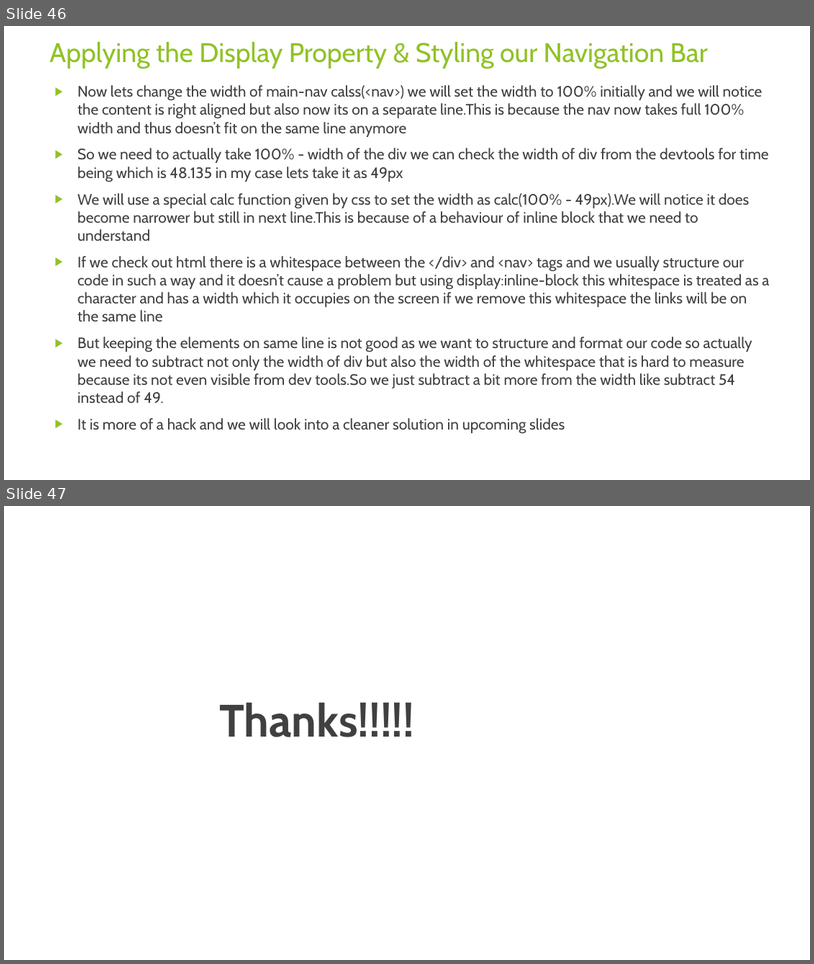
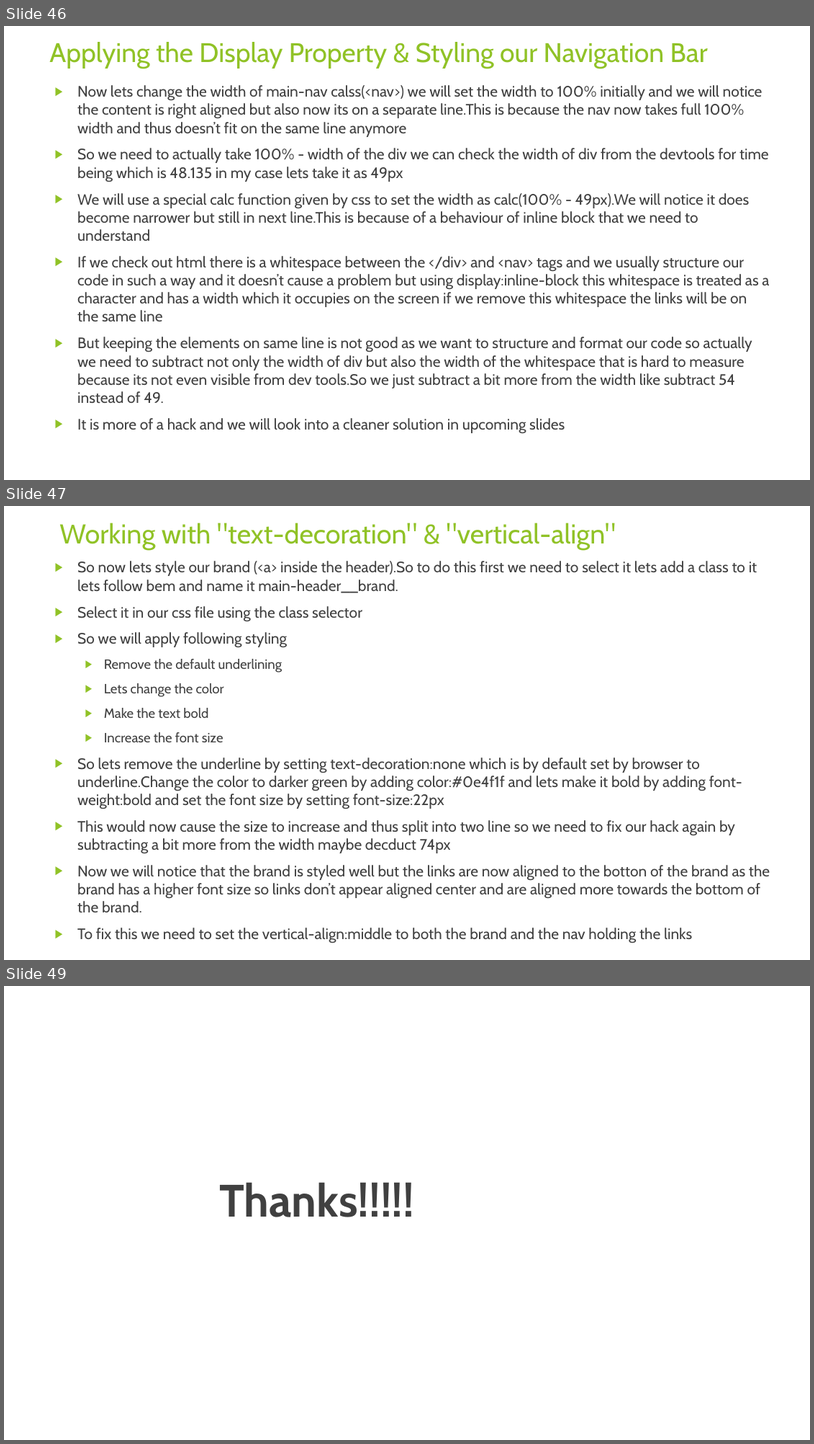
Before and after one commit to rudhrainfogain/CSS, a slide deck: PPT/Css-v3.pptx. Shown one above the other, each under a label of ours: slides 46 and 47 before the commit, slides 46, 47 and 49 after it; the slides between them are not shown. The pictures are 814x964 and 814x1444 pixels, drawn with LibreOffice and Linux fonts; fonts in the diff are those of the drawing. Boxes give left, top, right and bottom in pixels: in the first picture for what was removed or moved away, otherwise in the second. Text is boxed around its words. In the diff, an @@ line names an element or a change of style, - is before the commit and + after.

Commit message:
Working with text decoration and vertical align

```diff
--- a/PPT/Css-v3.pptx
+++ b/PPT/Css-v3.pptx
@@ slide 47 added at (4,506,810,960), background #FFFFFF @@
@@ title added at (59,523,615,550), 32.4 pt, text #90C226 @@
+Working with "text-decoration" & "vertical-align"
@@ text added at (77,561,770,943), 18 pt, text #404040 @@
+▶ So now lets style our brand (<a> inside the header).So to do this first we need to select it lets add a class to it lets follow bem and name it main-header__brand.
+▶ Select it in our css file using the class selector
+▶ So we will apply following styling
+  ▶ Remove the default underlining
+  ▶ Lets change the color
+  ▶ Make the text bold
+  ▶ Increase the font size
+▶ So lets remove the underline by setting text-decoration:none which is by default set by browser to underline.Change the color to darker green by adding color:#0e4f1f and lets make it bold by adding font-weight:bold and set the font size by setting font-size:22px
+▶ This would now cause the size to increase and thus split into two line so we need to fix our hack again by subtracting a bit more from the width maybe decduct 74px
+▶ Now we will notice that the brand is styled well but the links are now aligned to the botton of the brand as the brand has a higher font size so links don’t appear aligned center and are aligned more towards the bottom of the brand.
+▶ To fix this we need to set the vertical-align:middle to both the brand and the nav holding the links
@@ what was slide 47 is now slide 49 @@
```
Also in this commit, not shown: 1 other slide added, 2 other files.
